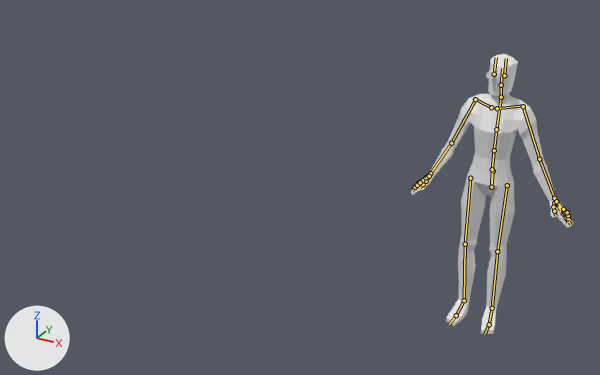
A saved change to the FBX model src/FightArena/Assets/World/Animations/Humanoid/Movement/Anim_Strafe_R_M.fbx.
One viewpoint serves both versions: a 50 mm camera at (12.5, -47.1, 30.1) aimed at (-13.8, 0.8, 6.1). The lights are fixed; the arrows at lower left show +X, +Y and +Z. The bones that bend it are drawn over the model as lines.

Names of what the first picture shows: 'LowPolyMaleMesh'.
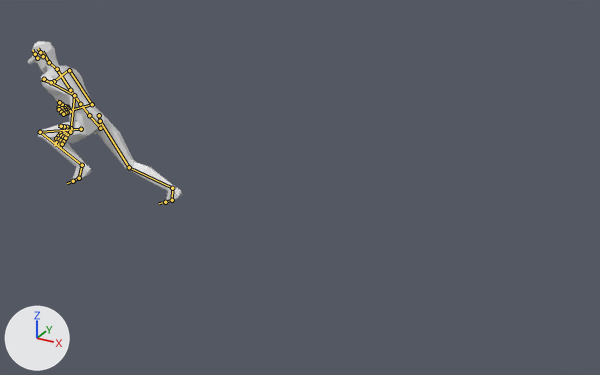
The newer file adds an action. The first version stands in its rest pose; the second is drawn at frame 1 of the action 'DefaultMale|Dash_R_M'.

The change in detail:
Bone 'root' (bone_root) moves from (0.0, 0.0, 0.0) to (-27.76, 1.37, 0.0).
Bone 'hips' (bone_hips) turns from (0, 0, 0) to (-42, -76, 90) degrees about its own x, y and z.
Bone 'spine' (bone_spine) turns from (0, 0, 0) to (12, 0, 0) degrees about its own x, y and z.
Bone 'neck' (bone_neck) turns from (0, 0, 0) to (-10, 0, 0) degrees about its own x, y and z.
Bone 'head' (bone_head) turns from (0, 0, 0) to (-2, 0, 0) degrees about its own x, y and z.
Bone 'upper_arm.R' (bone_upper_arm_r) turns from (0, 0, 0) to (24, 1, 6) degrees about its own x, y and z.
Bone 'forearm.R' (bone_forearm_r) turns from (0, 0, 0) to (90, 8, 2) degrees about its own x, y and z.
Bone 'hand.R' (bone_hand_r) turns from (0, 0, 0) to (-3, 0, -4) degrees about its own x, y and z.
Bone 'upper_arm.L' (bone_upper_arm_l) turns from (0, 0, 0) to (-27, -1, -21) degrees about its own x, y and z.
Bone 'forearm.L' (bone_forearm_l) turns from (0, 0, 0) to (67, -13, 8) degrees about its own x, y and z.
Bone 'hand.L' (bone_hand_l) turns from (0, 0, 0) to (-2, -14, 44) degrees about its own x, y and z.
Bone 'thigh.R' (bone_thigh_r) turns from (0, 0, 0) to (6, -1, 0) degrees about its own x, y and z.
Bone 'shin.R' (bone_shin_r) turns from (0, 0, 0) to (31, 0, -1) degrees about its own x, y and z.
Bone 'foot.R' (bone_foot_r) turns from (0, 0, 0) to (-31, 3, -2) degrees about its own x, y and z.
Bone 'toe.R' (bone_toe_r) turns from (0, 0, 0) to (17, 0, 0) degrees about its own x, y and z.
Bone 'thigh.L' (bone_thigh_l) turns from (0, 0, 0) to (-109, -2, 1) degrees about its own x, y and z.
Bone 'shin.L' (bone_shin_l) turns from (0, 0, 0) to (125, -2, -1) degrees about its own x, y and z.
Bone 'foot.L' (bone_foot_l) turns from (0, 0, 0) to (-12, 0, -3) degrees about its own x, y and z.
Bone 'toe.L' (bone_toe_l) turns from (0, 0, 0) to (13, 0, 0) degrees about its own x, y and z.

Where the change shows, as pixel boxes (x1, y1, x2, y2) in the pictures (600 x 375 px):
'LowPolyMaleMesh', posed (41% shorter)
    before: (411, 54, 573, 334)
    after: (27, 41, 182, 205)
bone 'root', root to tip
    before: (493, 171) to (491, 187)
    after: (99, 115) to (100, 128)
bone 'hips', root to tip
    before: (491, 187) to (492, 168)
    after: (100, 128) to (88, 114)
bone 'spine', root to tip
    before: (492, 169) to (494, 150)
    after: (89, 115) to (80, 104)
bone 'neck', root to tip
    before: (501, 97) to (501, 85)
    after: (57, 69) to (49, 62)
bone 'head', root to tip
    before: (501, 85) to (502, 68)
    after: (49, 62) to (42, 51)
bone 'upper_arm.R', root to tip
    before: (475, 99) to (451, 143)
    after: (69, 70) to (92, 104)
bone 'forearm.R', root to tip
    before: (451, 143) to (430, 173)
    after: (92, 104) to (71, 110)
bone 'hand.R', root to tip
    before: (430, 173) to (427, 177)
    after: (71, 110) to (69, 110)
bone 'upper_arm.L', root to tip
    before: (523, 106) to (539, 159)
    after: (44, 79) to (74, 95)
bone 'forearm.L', root to tip
    before: (539, 159) to (554, 198)
    after: (74, 95) to (71, 128)
bone 'hand.L', root to tip
    before: (554, 198) to (557, 203)
    after: (71, 128) to (68, 131)
bone 'thigh.R', root to tip
    before: (470, 178) to (465, 244)
    after: (100, 121) to (129, 167)
bone 'shin.R', root to tip
    before: (465, 244) to (464, 300)
    after: (129, 167) to (172, 188)
bone 'foot.R', root to tip
    before: (464, 300) to (456, 315)
    after: (172, 188) to (172, 200)
bone 'toe.R', root to tip
    before: (456, 315) to (449, 324)
    after: (172, 200) to (165, 202)
bone 'thigh.L', root to tip
    before: (507, 185) to (497, 251)
    after: (81, 129) to (40, 132)
bone 'shin.L', root to tip
    before: (497, 251) to (492, 308)
    after: (40, 132) to (82, 165)
bone 'foot.L', root to tip
    before: (492, 308) to (489, 324)
    after: (82, 165) to (79, 178)
bone 'toe.L', root to tip
    before: (489, 324) to (484, 334)
    after: (79, 178) to (73, 181)
